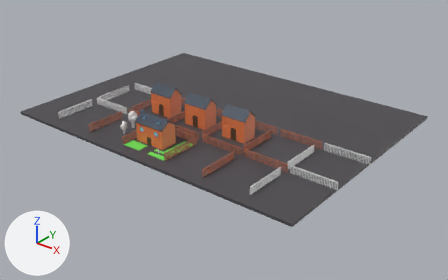
Renders of the Blender file Escenarios/CasaAfuera.blend from each side of a commit.
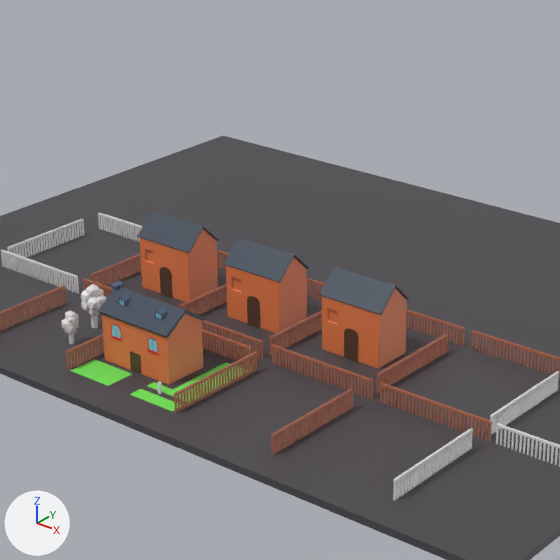
Each version is shown whole from a camera (50 mm lens) standing at (146.0, -147.2, 102.0) and looking at (3.5, 31.0, -8.5), then close up on the part from 22% to 70% of the width and 0% to 78% of the height. Every picture has the same lights, and +X, +Y and +Z are marked at lower left.

Before the edit, the objects in view are built like this:
```python
ob_cube_013 = bpy.data.objects.new('Cube.013', me_cube_013)
ob_cube_013.location = (-4.4, -3.3, 1.2)
ob_cube_013.scale = (3.59, 3.59, 3.59)
ob_cube_044 = bpy.data.objects.new('Cube.044', me_cube_044)
ob_cube_044.location = (48.0, 11.2, 1.3)
ob_cube_044.rotation_euler = (0.0, 0.0, -1.571)  # degrees (0, 0, -90)
ob_cube_044.scale = (0.0284, -0.04, 0.314)
ob_cube_051 = bpy.data.objects.new('Cube.051', me_cube_069)
ob_cube_051.location = (-22.2, 22.7, 3.3)
ob_cube_052 = bpy.data.objects.new('Cube.052', me_cube_054)
ob_cube_052.location = (-3.7, 22.7, 3.3)
ob_cube_053 = bpy.data.objects.new('Cube.053', me_cube_073)
ob_cube_053.location = (15.1, 22.7, 3.3)
ob_cube_060 = bpy.data.objects.new('Cube.060', me_cube_052)
ob_cube_060.location = (-4.4, 0.3, 4.1)
ob_cube_060.scale = (3.59, 3.59, 3.59)
ob_plane_010 = bpy.data.objects.new('Plane.010', me_plane_010)
ob_plane_010.location = (-8.0, -3.3, 5.3)
ob_plane_010.rotation_euler = (1.571, 0.0, 0.0)  # degrees (90, 0, 0)
# also in view: 'Cube.030' at (-1.9, -0.5, 1.3); 'Cube.003' at (-1.9, -0.5, 1.3); 'Cube.066' at (-1.8, 22.7, 10.4); 'Plane' at (-1.5, 36.0, -0.6); 'Cube.048' at (18.2, 11.2, 1.3)
```
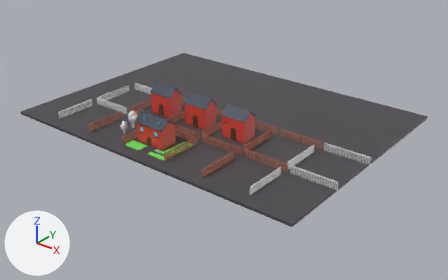
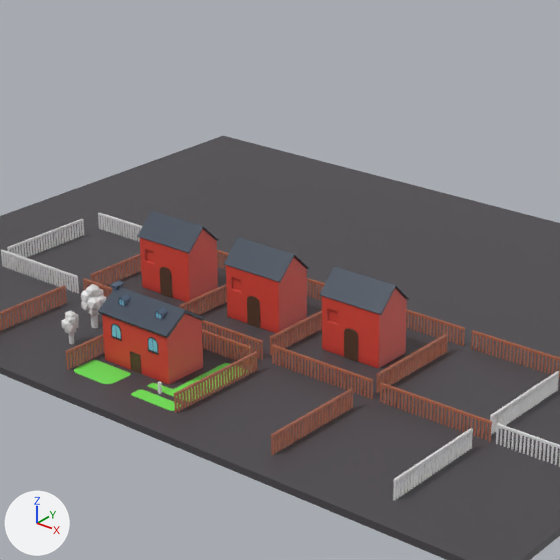
Pixel boxes (x1, y1, x2, y2) of what changed, in the close-ups (560 x 560 px; the box of a moved part takes in the faces that stretch with it):
```json
{"object": "Cube.060", "change": "recoloured", "before": [102, 314, 203, 385], "after": [102, 314, 203, 385], "on screen": "brown to red"}
{"object": "Cube.053", "change": "recoloured", "before": [322, 288, 407, 369], "after": [322, 288, 407, 369], "on screen": "brown to red"}
{"object": "Cube.052", "change": "recoloured", "before": [226, 257, 307, 333], "after": [226, 257, 307, 333], "on screen": "brown to red"}
{"object": "Cube.051", "change": "recoloured", "before": [140, 229, 218, 302], "after": [140, 229, 218, 302], "on screen": "brown to red"}
{"object": "Plane.010", "change": "recoloured", "before": [111, 324, 159, 355], "after": [111, 324, 159, 355]}
{"part": 1, "of": "me_cube_013", "change": "moved or reshaped", "before": [130, 351, 141, 374], "after": [130, 351, 141, 374]}
```

The change, as JSON lines over the scene's bpy script:
```json
{"block": "mat_casa_base", "change": "nodes: BsdfPrincipled, OutputMaterial"}
{"block": "mat_casa_base", "change": "colours: orange #e77e4b"}
{"block": "mat_casa_base", "change": "nodes: AmbientOcclusion, BsdfPrincipled, LayerWeight, Mix, OutputMaterial, ValToRGB x2"}
{"block": "mat_casa_base", "change": "colours: red #d24746, brown #872208, red #8e0015, red #ff5743"}
{"block": "me_cube_013", "where": "me_cube_013.from_pydata(...)  # 44 vertices, 42 faces; spans x -0.281..0.281, y -0.02..0.035, z -0.353..0.496"}
{"block": "me_cube_013", "where": "# used by ob_cube_013; location = (-4.4, -3.3, 1.2); scale = (3.59, 3.59, 3.59)"}
{"block": "me_cube_013", "change": "me_cube_013 part 1: the whole mesh is multiplied about the mesh origin by the matrix ((3.585, 0.0, 0.0), (0.0, 3.585, 0.0), (0.0, 0.0, 3.585))"}
```
